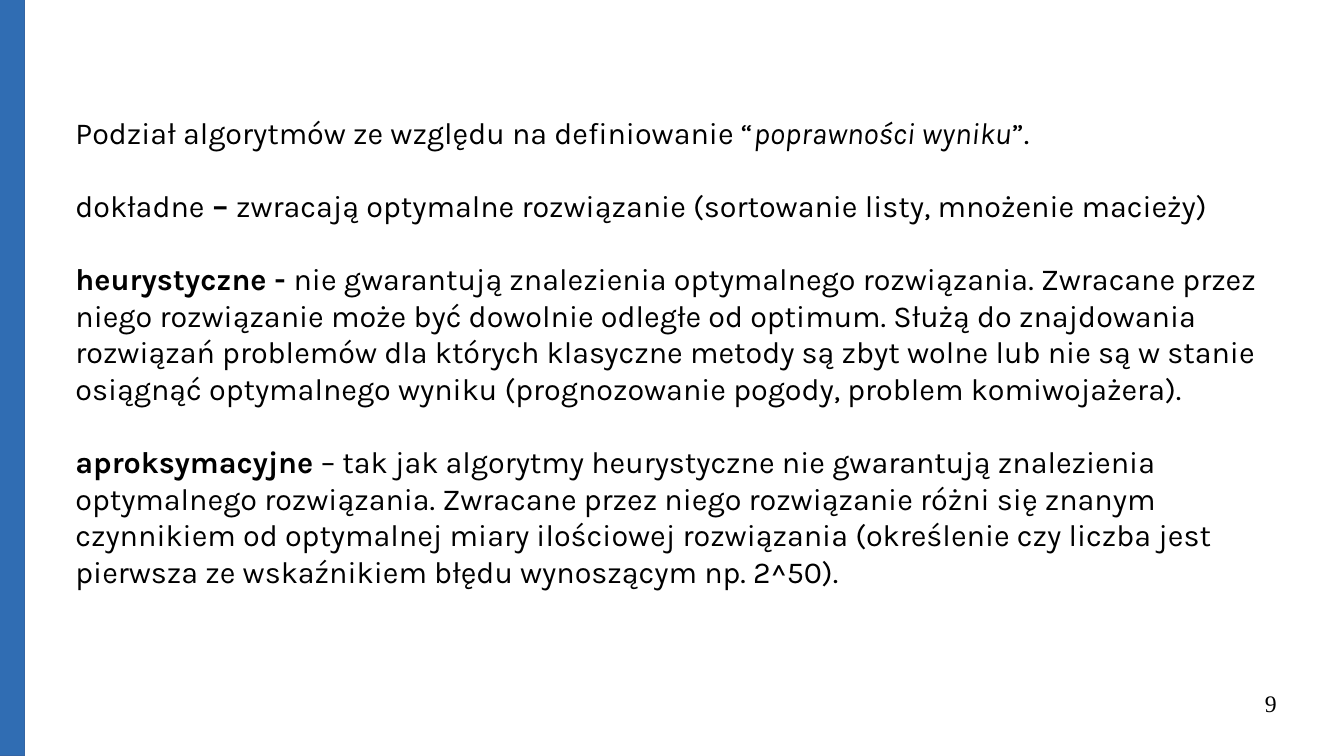
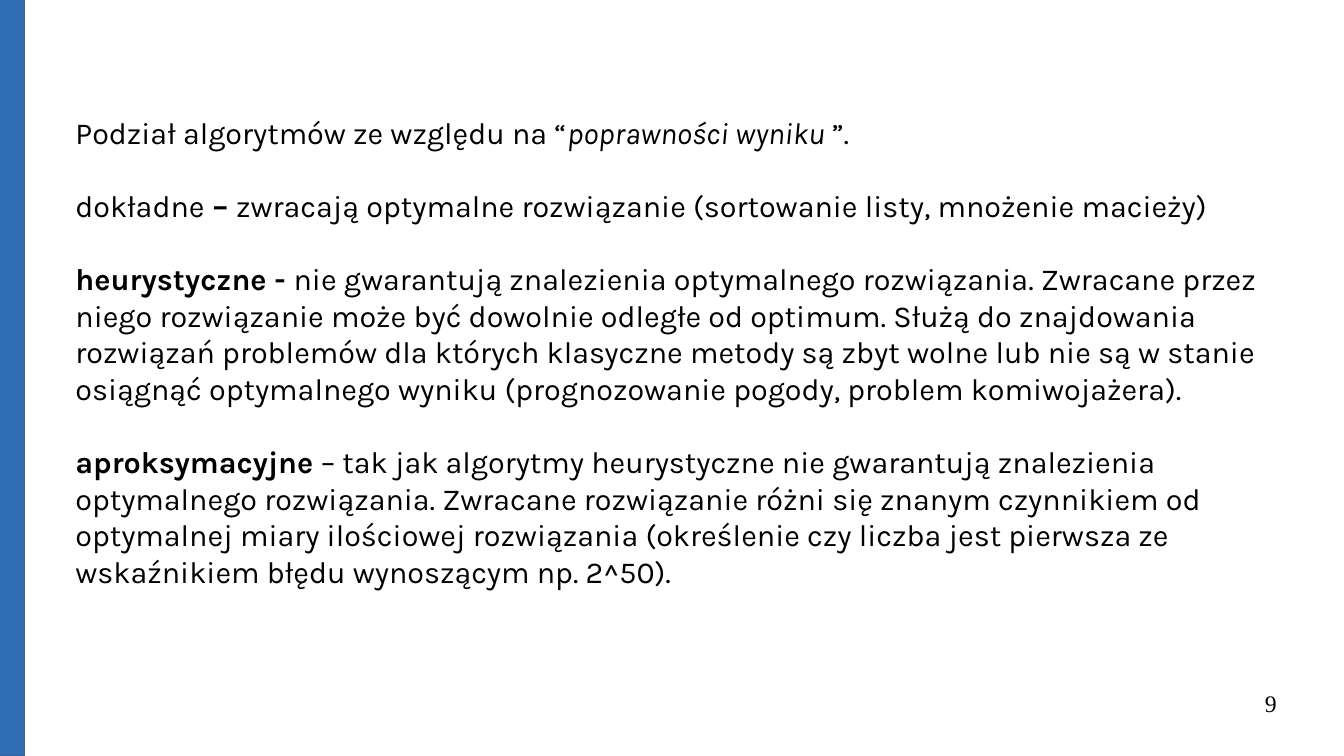
Before and after one commit to Michael-Wisniewski/algorithmic-workshop, a slide deck: slide 9 of gotowa.odp. Drawn at 1344x756 pixels with LibreOffice and Linux fonts; fonts in the diff are those of the drawing. Boxes give left, top, right and bottom in pixels: in the first picture for what was removed or moved away, otherwise in the second. Text is boxed around its words. In the diff, an @@ line names an element or a change of style, - is before the commit and + after.

Commit message:
Update presentation.

```diff
--- a/gotowa.odp
+++ b/gotowa.odp
@@ text at bbox=[75, 121, 825, 152]: text changed @@
-Podział algorytmów ze względu na definiowanie “poprawności wyniku”.
+Podział algorytmów ze względu na “poprawności wyniku ”.
@@ text at bbox=[75, 451, 1201, 591]: text changed @@
-aproksymacyjne – tak jak algorytmy heurystyczne nie gwarantują znalezienia optymalnego rozwiązania. Zwracane przez niego rozwiązanie różni się znanym czynnikiem od optymalnej miary ilościowej rozwiązania (określenie czy liczba jest pierwsza ze wskaźnikiem błędu wynoszącym np. 2^50).
+aproksymacyjne – tak jak algorytmy heurystyczne nie gwarantują znalezienia optymalnego rozwiązania. Zwracane rozwiązanie różni się znanym czynnikiem od optymalnej miary ilościowej rozwiązania (określenie czy liczba jest pierwsza ze wskaźnikiem błędu wynoszącym np. 2^50).
```
Also in this commit, not shown: 3 other slides changed, 9 slides added, 1 other file.
